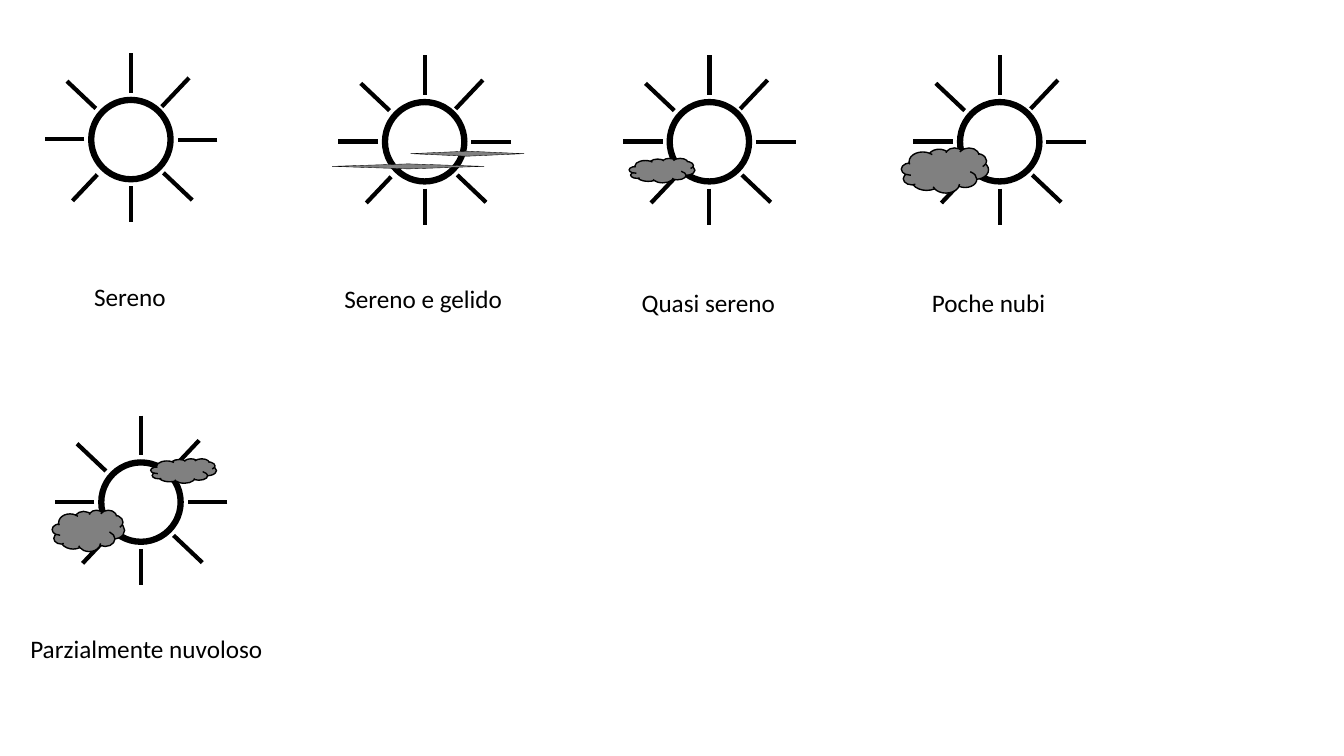
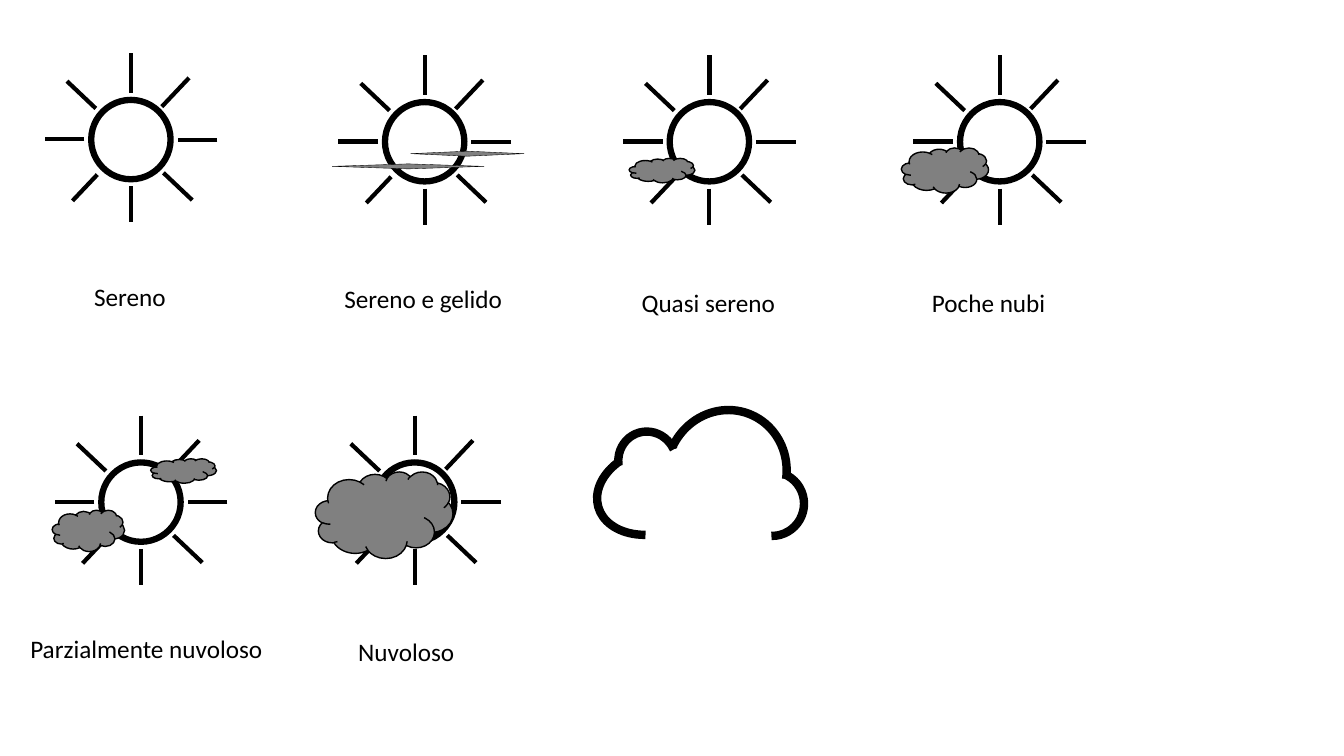
Before and after one commit to paserv/GAE, a slide deck: slide 1 of MadMeteo/res/icons.pptx. Drawn at 1344x756 pixels with LibreOffice and Linux fonts; fonts in the diff are those of the drawing. Boxes give left, top, right and bottom in pixels: in the first picture for what was removed or moved away, otherwise in the second. Text is boxed around its words. In the diff, an @@ line names an element or a change of style, - is before the commit and + after.

```diff
--- a/MadMeteo/res/icons.pptx
+++ b/MadMeteo/res/icons.pptx
@@ arc (boxed as its full ellipse) added at (648,392,805,552), outline #000000 6 pt @@
@@ arc (boxed as its full ellipse) added at (587,435,724,548), outline #000000 6 pt @@
@@ arc (boxed as its full ellipse) added at (611,425,684,500), outline #000000 6 pt @@
@@ group added at (316,415,501,585): 8 lines, 1 ellipse, 1 cloud @@
@@ arc (boxed as its full ellipse) added at (731,462,814,545), outline #000000 6 pt @@
@@ text added at (358,643,454,662), 18 pt, text #000000 @@
+Nuvoloso
```
Also in this commit, not shown: 7 other files.
